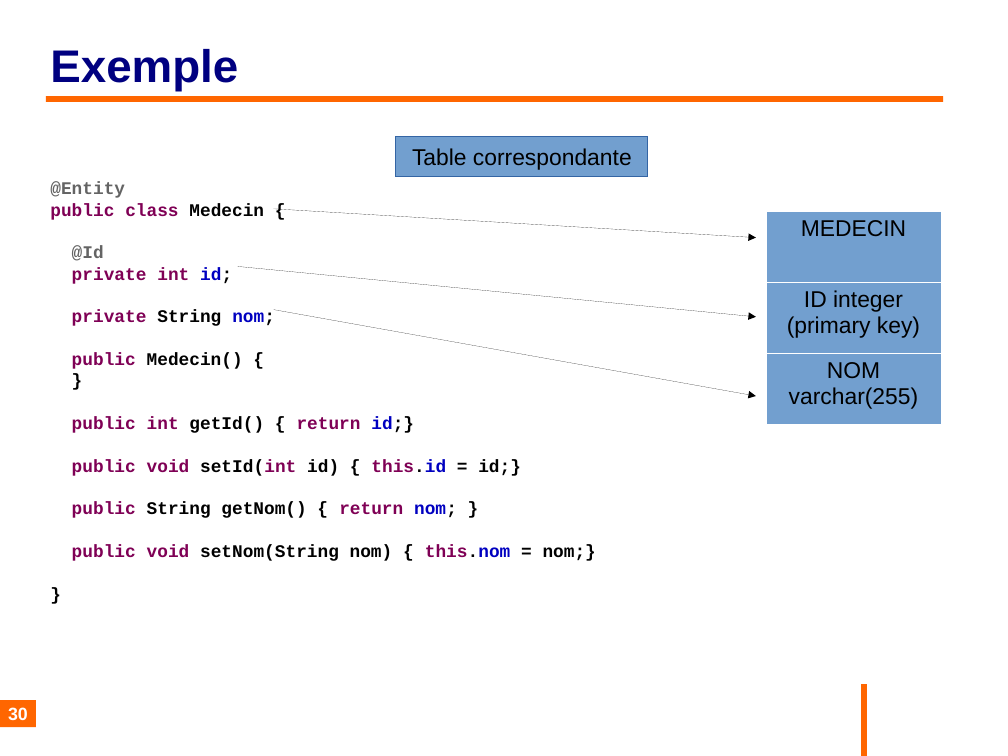
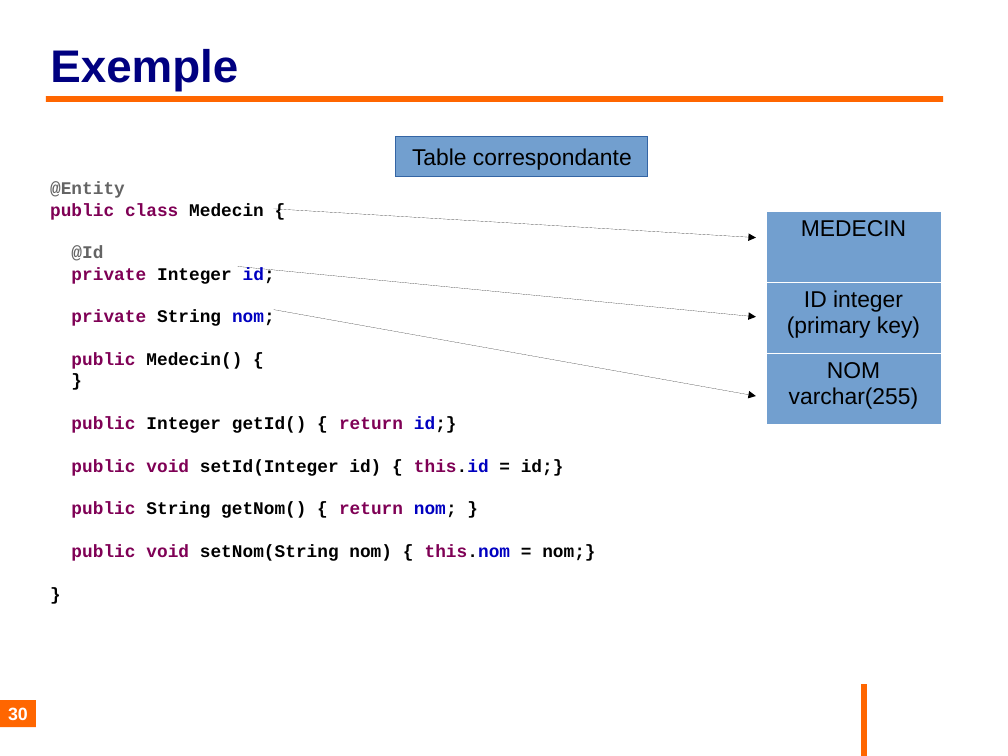
Before and after one commit to philphils/formation-hibernate-basique, a slide deck: slide 30 of Documentation/diapo_formation_hibernate.odp. Drawn at 1008x756 pixels with LibreOffice and Linux fonts; fonts in the diff are those of the drawing; background and template pictures are left out. Boxes give left, top, right and bottom in pixels: in the first picture for what was removed or moved away, otherwise in the second. Text is boxed around its words. In the diff, an @@ line names an element or a change of style, - is before the commit and + after.

Commit message:
Remplacement int par Integer

```diff
--- a/Documentation/diapo_formation_hibernate.odp
+++ b/Documentation/diapo_formation_hibernate.odp
@@ text at [71, 267, 275, 284]: text changed; text colour #7F0055 to #000000 @@
-private int id;
+private Integer id;
@@ text at [71, 417, 564, 476]: text changed; text colour #7F0055 to #000000 @@
-public int getId() { return id;}
-public void setId(int id) { this.id = id;}
+public Integer getId() { return id;}
+public void setId(Integer id) { this.id = id;}
```
Also in this commit, not shown: 6 other slides changed.
